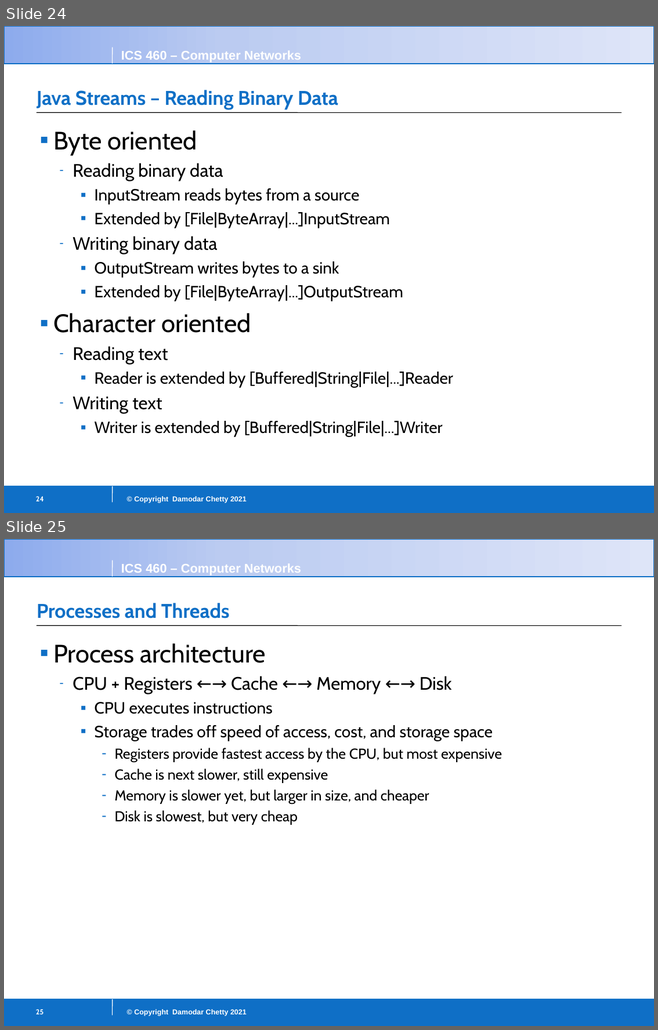
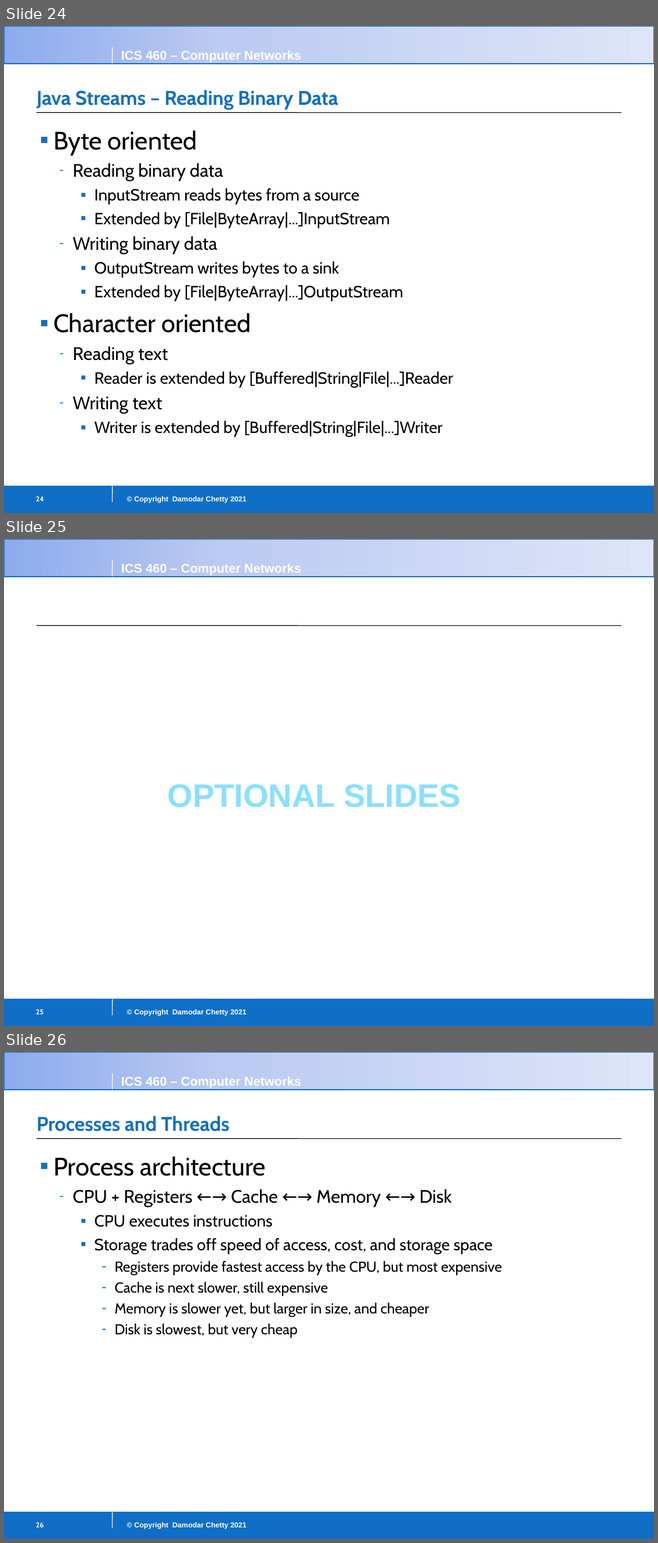
Before and after one commit to ping58972/Metropolitan-State-University-All-Courses, a slide deck: Networks_and_Security-ICS460_01-Falll2021/class1a-JavaReview.pptx. Shown one above the other, each under a label of ours: slides 24 and 25 before the commit, slides 24, 25 and 26 after it. The pictures are 658x1030 and 658x1543 pixels, drawn with LibreOffice and Linux fonts; fonts in the diff are those of the drawing. Boxes give left, top, right and bottom in pixels: in the first picture for what was removed or moved away, otherwise in the second. Text is boxed around its words. In the diff, an @@ line names an element or a change of style, - is before the commit and + after.

```diff
--- a/Networks_and_Security-ICS460_01-Falll2021/class1a-JavaReview.pptx
+++ b/Networks_and_Security-ICS460_01-Falll2021/class1a-JavaReview.pptx
@@ slide 25 added at <box>4,539,654,1026</box>, background #FFFFFF; not listed: 9 template elements that a slide beside it also shows @@
@@ text added at <box>168,784,460,808</box>, 36 pt, text #8ADFFF, bold @@
+OPTIONAL SLIDES
@@ page number added at <box>36,1009,43,1015</box>, 8 pt, text #FFFFFF, bold @@
+25
@@ what was slide 25 is now slide 26 @@
@@ page number at <box>36,1522,44,1528</box>: text changed @@
-25
+26
```
Also in this commit, not shown: 4 slides changed, 12 other files.
